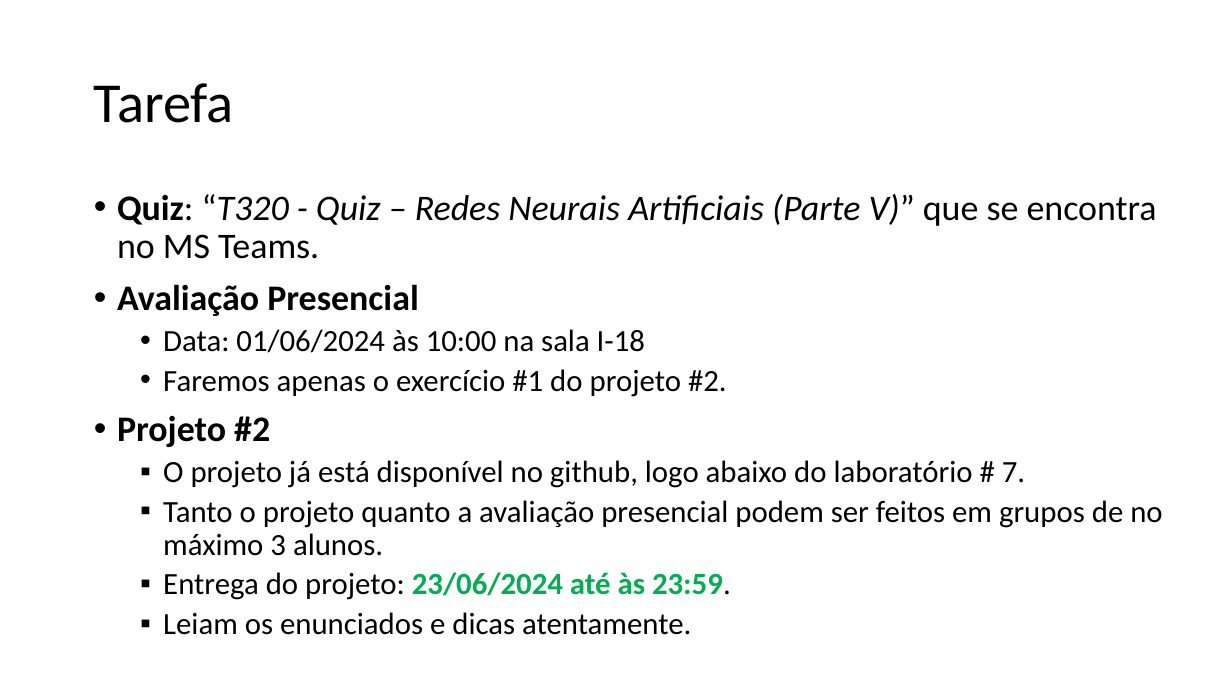
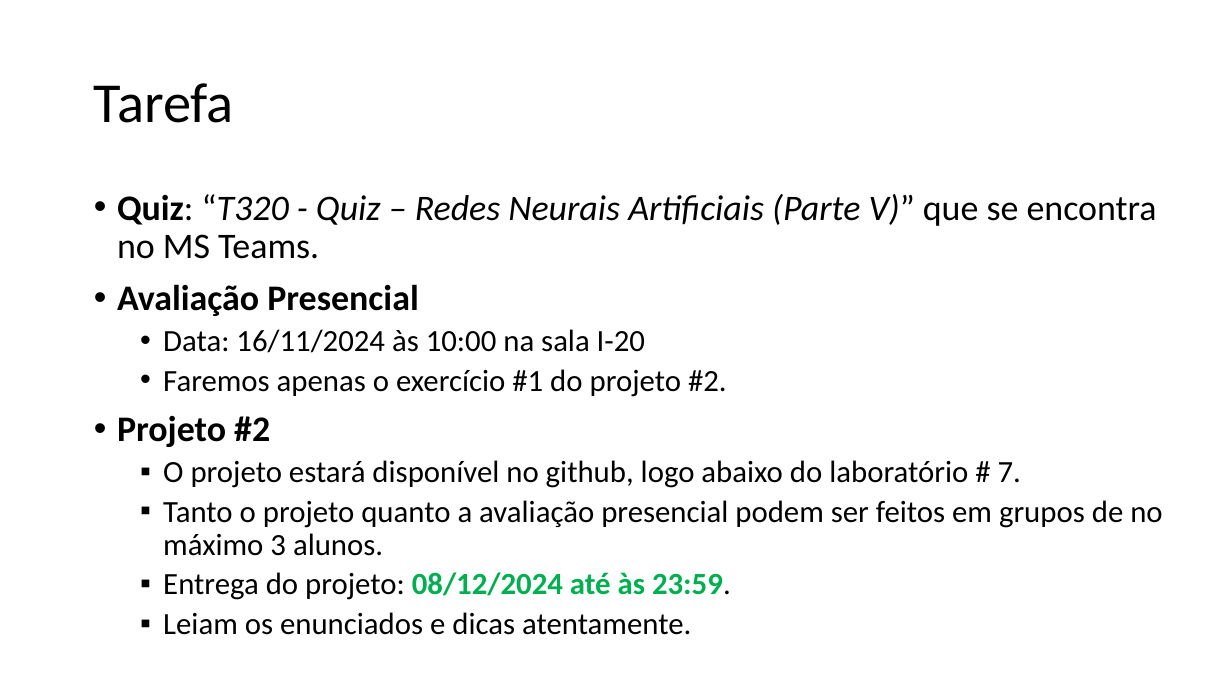
Before and after one commit to zz4fap/t320_aprendizado_de_maquina, a slide deck: slide 13 of slides/T320_Redes_Neurais_Artificiais (Parte III).pptx. Drawn at 1232x693 pixels with LibreOffice and Linux fonts; fonts in the diff are those of the drawing. Boxes give left, top, right and bottom in pixels: in the first picture for what was removed or moved away, otherwise in the second. Text is boxed around its words. In the diff, an @@ line names an element or a change of style, - is before the commit and + after.

Commit message:
update of slides

```diff
--- a/slides/T320_Redes_Neurais_Artificiais (Parte III).pptx
+++ b/slides/T320_Redes_Neurais_Artificiais (Parte III).pptx
@@ text at [163,329,645,353]: text changed @@
-  • Data: 01/06/2024 às 10:00 na sala I-18
+  • Data: 16/11/2024 às 10:00 na sala I-20
@@ text at [163,460,1021,488]: text changed @@
-  ▪ O projeto já está disponível no github, logo abaixo do laboratório # 7.
+  ▪ O projeto estará disponível no github, logo abaixo do laboratório # 7.
@@ text at [163,572,731,600]: text changed @@
-  ▪ Entrega do projeto: 23/06/2024 até às 23:59.
+  ▪ Entrega do projeto: 08/12/2024 até às 23:59.
```
Also in this commit, not shown: 2 other files.
